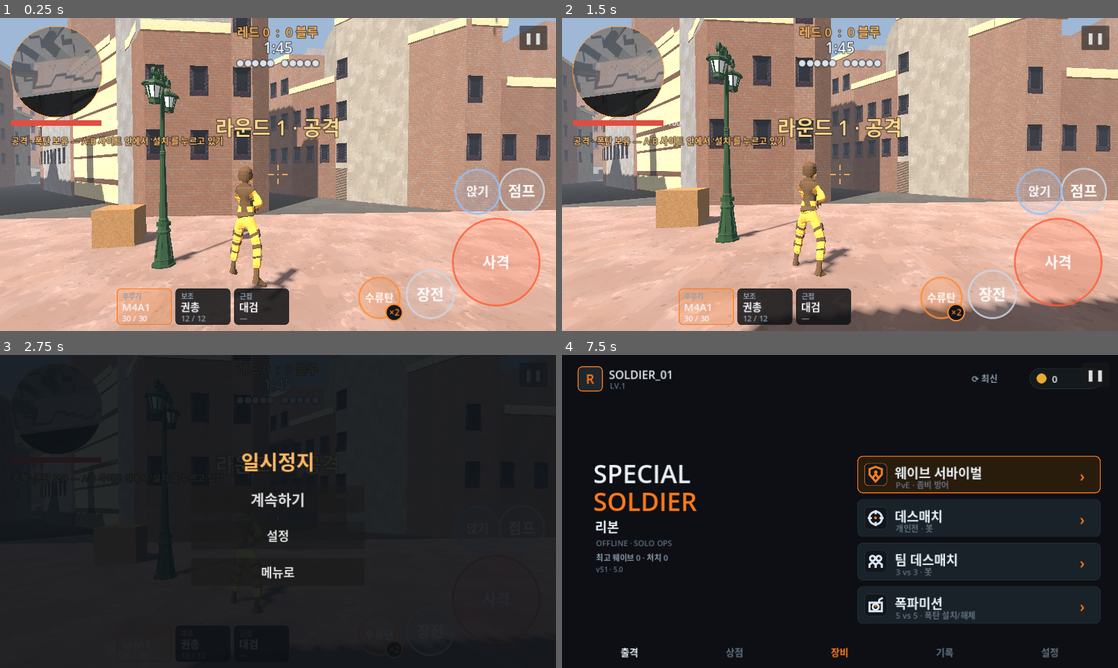
Above: before the commit, frames 1-4 (two rows, left to right).
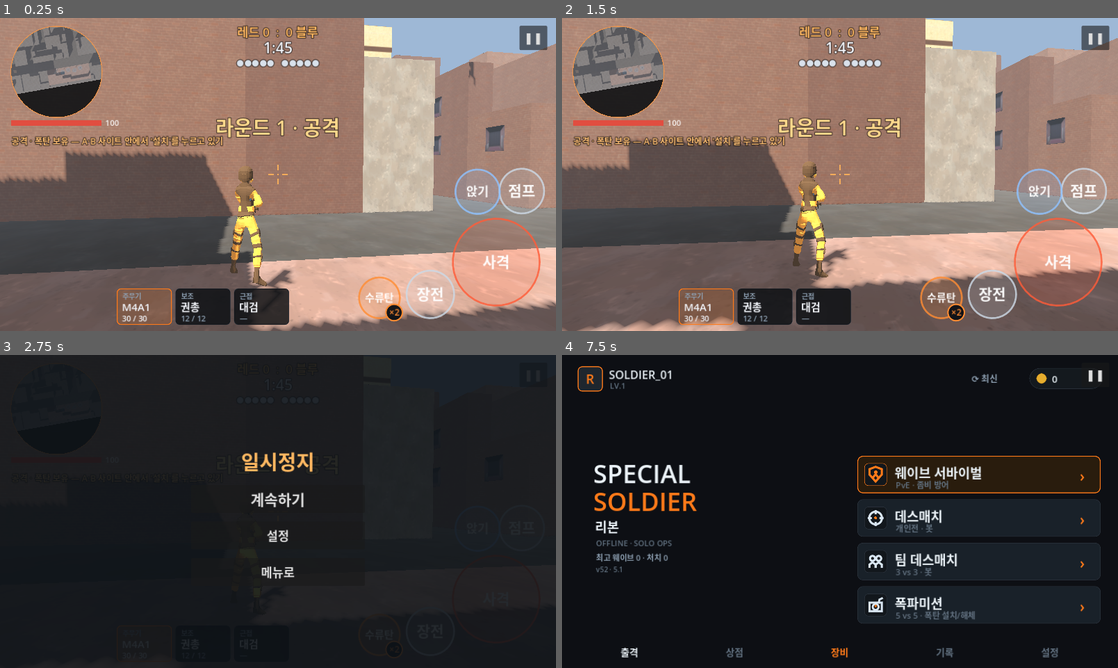
Above: after the commit, the same moments.

Repository: jjongjjongs/Reborn
Game: Godot game, scene res://BombMode.tscn
Same seed, same stepped clock (60 frames per second), same inputs: the game is played once before the commit and once after it. This scene is started directly instead of the project's main scene.
Inputs:
- Up to frame 1 (0.25 s): no input
- Up to frame 2 (1.5 s): click "❚❚" at 0.5 s; click "계속하기" at 1.25 s
- Up to frame 3 (2.75 s): click "❚❚" at 2 s
- Up to frame 4 (7.5 s): click "설정" at 2.75 s; click "메뉴로" at 3.5 s; click "❚❚" at 4.25 s; click "계속하기" at 5 s; click "격자" at 5.75 s; click "리셋" at 6.5 s; click "완료" at 7.25 s

The runs differ from the first frame. In frame 1, 64% of the frame differs, in the area x 0-100%, y 0-100%; in frame 2, 62%; in frame 3, less than 0.1%; in frame 4, less than 0.1%.

Commit message:
구도심 (bomb): dense 110x100 m quarter designed from a player-view study of reference maps (22 loops, 44 junctions, 24 jump spots, 6 levels: tunnel under a street, balcony over B, catwalk over mid, raised courtyard/dock, rooms through buildings); multi-level column mesher in Blender, smooth wedge ramp colliders, default bomb map, v52
Co-Authored-By: Claude Opus 5.5 <noreply@anthropic.com>
Claude-Session: https://claude.ai/code/session_017gCHGQkLFHx2VS6S1QuV14

Diff:
--- /dev/null
+++ b/game/assets/maps/oldquarter.json
@@ -0,0 +1,761 @@
+{
+ "name": "oldquarter",
+ "W": 110,
+ "H": 100,
+ "_note": "x east, y south (metres). spaces: [kind, x0,y0,x1,y1, floor, ceil|null]; ceil null = open sky. ramps: [x0,y0,x1,y1, z_low, z_high, dir_of_ascent(n/s/e/w), ceil|null]. blocks: [x,y,w,d,h] solid cover on the floor.",
+ "spaces": [
+  [
+   "street",
+   4,
+   82,
+   106,
+   88,
+   0,
+   null
+  ],
+  [
+   "att",
+   42,
+   88,
+   70,
+   98,
+   0,
+   null
+  ],
+  [
+   "street",
+   4,
+   44,
+   14,
+   82,
+   0,
+   null
+  ],
+  [
+   "street",
+   4,
+   38,
+   24,
+   46,
+   0,
+   null
+  ],
+  [
+   "street",
+   14,
+   56,
+   40,
+   60,
+   0,
+   null
+  ],
+  [
+   "street",
+   30,
+   74,
+   34,
+   82,
+   0,
+   null
+  ],
+  [
+   "street",
+   30,
+   70,
+   44,
+   74,
+   0,
+   null
+  ],
+  [
+   "street",
+   40,
+   52,
+   44,
+   70,
+   0,
+   null
+  ],
+  [
+   "plaza",
+   30,
+   38,
+   48,
+   46,
+   1.6,
+   null
+  ],
+  [
+   "siteA",
+   4,
+   16,
+   30,
+   38,
+   0,
+   null
+  ],
+  [
+   "plaza",
+   16,
+   18,
+   26,
+   26,
+   1.2,
+   null
+  ],
+  [
+   "street",
+   8,
+   12,
+   12,
+   16,
+   0,
+   null
+  ],
+  [
+   "street",
+   22,
+   12,
+   26,
+   16,
+   0,
+   null
+  ],
+  [
+   "street",
+   4,
+   4,
+   106,
+   12,
+   0,
+   null
+  ],
+  [
+   "def",
+   44,
+   12,
+   66,
+   20,
+   0,
+   null
+  ],
+  [
+   "street",
+   66,
+   12,
+   70,
+   18,
+   0,
+   null
+  ],
+  [
+   "street",
+   60,
+   20,
+   64,
+   28,
+   0,
+   null
+  ],
+  [
+   "street",
+   56,
+   28,
+   64,
+   32,
+   0,
+   null
+  ],
+  [
+   "street",
+   56,
+   32,
+   60,
+   38,
+   0,
+   null
+  ],
+  [
+   "plaza",
+   54,
+   38,
+   70,
+   58,
+   0,
+   null
+  ],
+  [
+   "street",
+   58,
+   58,
+   64,
+   82,
+   0,
+   null
+  ],
+  [
+   "street",
+   64,
+   66,
+   92,
+   70,
+   0,
+   null
+  ],
+  [
+   "street",
+   92,
+   52,
+   104,
+   82,
+   0,
+   null
+  ],
+  [
+   "street",
+   94,
+   42,
+   104,
+   52,
+   0,
+   null
+  ],
+  [
+   "siteB",
+   78,
+   18,
+   104,
+   42,
+   0,
+   null
+  ],
+  [
+   "plaza",
+   90,
+   20,
+   104,
+   30,
+   1.8,
+   null
+  ],
+  [
+   "street",
+   96,
+   12,
+   100,
+   18,
+   0,
+   null
+  ],
+  [
+   "plaza",
+   78,
+   12,
+   90,
+   18,
+   3.2,
+   null
+  ],
+  [
+   "room",
+   14,
+   62,
+   24,
+   72,
+   0,
+   3.2
+  ],
+  [
+   "room",
+   72,
+   44,
+   84,
+   52,
+   0,
+   3.2
+  ],
+  [
+   "room",
+   70,
+   46,
+   72,
+   50,
+   0,
+   3.2
+  ],
+  [
+   "room",
+   78,
+   42,
+   81,
+   44,
+   0,
+   3.2
+  ],
+  [
+   "room",
+   84,
+   46,
+   94,
+   50,
+   0,
+   3.2
+  ],
+  [
+   "tunnel",
+   76,
+   58,
+   80,
+   76,
+   -3,
+   -0.25
+  ],
+  [
+   "room",
+   44,
+   50,
+   54,
+   54,
+   0,
+   3.2
+  ],
+  [
+   "plaza",
+   48,
+   30,
+   56,
+   34,
+   3.0,
+   null
+  ],
+  [
+   "street",
+   70,
+   36,
+   78,
+   40,
+   0,
+   null
+  ],
+  [
+   "room",
+   44,
+   72,
+   58,
+   78,
+   0,
+   3.2
+  ],
+  [
+   "street",
+   20,
+   46,
+   24,
+   56,
+   0,
+   null
+  ],
+  [
+   "room",
+   30,
+   14,
+   40,
+   22,
+   0,
+   3.4
+  ],
+  [
+   "street",
+   40,
+   16,
+   44,
+   20,
+   0,
+   null
+  ],
+  [
+   "street",
+   84,
+   70,
+   88,
+   82,
+   0,
+   null
+  ],
+  [
+   "street",
+   18,
+   72,
+   22,
+   82,
+   0,
+   null
+  ],
+  [
+   "plaza",
+   50,
+   34,
+   56,
+   38,
+   3.0,
+   null
+  ]
+ ],
+ "ramps": [
+  [
+   24,
+   38,
+   30,
+   46,
+   0,
+   1.6,
+   "e",
+   null
+  ],
+  [
+   40,
+   46,
+   44,
+   52,
+   0,
+   1.6,
+   "n",
+   null
+  ],
+  [
+   48,
+   40,
+   54,
+   44,
+   0,
+   1.6,
+   "w",
+   null
+  ],
+  [
+   70,
+   12,
+   78,
+   18,
+   0,
+   3.2,
+   "e",
+   null
+  ],
+  [
+   84,
+   22,
+   90,
+   26,
+   0,
+   1.8,
+   "e",
+   null
+  ],
+  [
+   76,
+   76,
+   80,
+   82,
+   -3,
+   0,
+   "s",
+   null
+  ],
+  [
+   76,
+   52,
+   80,
+   58,
+   -3,
+   0,
+   "n",
+   null
+  ],
+  [
+   48,
+   20,
+   52,
+   30,
+   0,
+   3.0,
+   "s",
+   null
+  ]
+ ],
+ "blocks": [
+  [
+   9,
+   20,
+   2,
+   2,
+   1.1
+  ],
+  [
+   9.4,
+   20.4,
+   1.2,
+   1.2,
+   2.2
+  ],
+  [
+   12,
+   30,
+   3,
+   1,
+   1.0
+  ],
+  [
+   26,
+   32,
+   2,
+   2,
+   1.1
+  ],
+  [
+   20,
+   34,
+   1,
+   3,
+   1.1
+  ],
+  [
+   82,
+   30,
+   2,
+   2,
+   1.1
+  ],
+  [
+   82.4,
+   30.4,
+   1.2,
+   1.2,
+   2.1
+  ],
+  [
+   92,
+   36,
+   3,
+   1,
+   1.0
+  ],
+  [
+   98,
+   34,
+   2,
+   2,
+   1.1
+  ],
+  [
+   86,
+   38,
+   2,
+   2,
+   1.1
+  ],
+  [
+   60,
+   46,
+   3,
+   1,
+   1.0
+  ],
+  [
+   64,
+   52,
+   2,
+   2,
+   1.1
+  ],
+  [
+   57,
+   42,
+   1,
+   3,
+   1.0
+  ],
+  [
+   8,
+   60,
+   2,
+   4,
+   1.4
+  ],
+  [
+   10,
+   74,
+   2,
+   2,
+   1.1
+  ],
+  [
+   96,
+   64,
+   2,
+   4,
+   1.4
+  ],
+  [
+   100,
+   58,
+   2,
+   2,
+   1.1
+  ],
+  [
+   20,
+   84,
+   2,
+   2,
+   1.1
+  ],
+  [
+   84,
+   84,
+   2,
+   2,
+   1.1
+  ],
+  [
+   38,
+   41,
+   2,
+   2,
+   1.1
+  ],
+  [
+   36,
+   7,
+   2,
+   2,
+   1.1
+  ],
+  [
+   78,
+   7,
+   2,
+   2,
+   1.1
+  ],
+  [
+   97,
+   46,
+   2,
+   2,
+   1.1
+  ],
+  [
+   50,
+   74.5,
+   2,
+   2,
+   1.1
+  ],
+  [
+   33,
+   17,
+   2,
+   1,
+   1.0
+  ],
+  [
+   73,
+   37,
+   2,
+   2,
+   1.1
+  ],
+  [
+   52,
+   31,
+   1.5,
+   1.5,
+   1.0
+  ]
+ ],
+ "att_spawns": [
+  [
+   48,
+   90
+  ],
+  [
+   52,
+   91
+  ],
+  [
+   56,
+   90
+  ],
+  [
+   60,
+   91
+  ],
+  [
+   64,
+   90
+  ]
+ ],
+ "def_spawns": [
+  [
+   47,
+   7
+  ],
+  [
+   51,
+   9
+  ],
+  [
+   55,
+   7
+  ],
+  [
+   59,
+   9
+  ],
+  [
+   63,
+   7
+  ]
+ ],
+ "siteA": [
+  [
+   4,
+   16
+  ],
+  [
+   30,
+   16
+  ],
+  [
+   30,
+   38
+  ],
+  [
+   4,
+   38
+  ]
+ ],
+ "siteB": [
+  [
+   78,
+   18
+  ],
+  [
+   104,
+   18
+  ],
+  [
+   104,
+   42
+  ],
+  [
+   78,
+   42
+  ]
+ ],
+ "mid": [
+  62,
+  48
+ ]
+}
--- a/game/bomb_mode.gd
+++ b/game/bomb_mode.gd
@@ -49,8 +49,8 @@
 var _banner_t := 0.0
 
 func _ready() -> void:
-	if not Controls.sel_map in ["oldtown2", "oldtown"]:
-		Controls.sel_map = "oldtown2"
+	if not Controls.sel_map in ["quarter", "oldtown2", "oldtown"]:
+		Controls.sel_map = "quarter"
 	info = MapBuilder.build(Controls.sel_map, self)
 	player = PlayerBody.new()
 	player.team = RED
--- a/game/map_builder.gd
+++ b/game/map_builder.gd
@@ -20,6 +20,10 @@
 			var d := MapDowntown.new()
 			d.root = parent
 			return d.build_downtown()
+		"quarter":
+			var q := MapQuarter.new()
+			q.root = parent
+			return q.build_quarter()
 		"oldtown2":
 			var o2 := MapOldTown2.new()
 			o2.root = parent
--- /dev/null
+++ b/game/map_quarter.gd
@@ -0,0 +1,84 @@
+class_name MapQuarter
+extends MapOldTown
+## 구도심 (bomb defusal): a dense 110 x 100 m quarter built in Blender from
+## assets/maps/oldquarter.json with a multi-level column mesher (rooms inside
+## buildings, a tunnel under a street, a balcony over B, a catwalk over mid,
+## raised courtyard and docks). Here: load the model, add collisions, smooth
+## ramp colliders over the stepped stairs, spawns and sites.
+
+const GLB := "res://assets/maps/oldquarter.glb"
+const PLAN := "res://assets/maps/oldquarter.json"
+var plan := {}
+var _hw := 55.0
+var _hh := 50.0
+
+func build_quarter() -> Dictionary:
+	plan = JSON.parse_string(FileAccess.get_file_as_string(PLAN))
+	_hw = float(plan["W"]) * 0.5; _hh = float(plan["H"]) * 0.5
+	_bx = _hw; _bz = _hh
+	_env(Color(0.62, 0.72, 0.84), Color(0.80, 0.80, 0.82), 1.0, Vector3(-52, -35, 0), Color(1.0, 0.94, 0.84), 1.2, Color(0.70, 0.74, 0.80), 0.006)
+	var model: Node3D = (load(GLB) as PackedScene).instantiate()
+	nav.add_child(model)
+	for mi in model.find_children("*", "MeshInstance3D", true, false):
+		var m := mi as MeshInstance3D
+		var nm := String(m.name)
+		if nm == "Quarter":
+			m.create_trimesh_collision()
+		else:
+			m.cast_shadow = GeometryInstance3D.SHADOW_CASTING_SETTING_OFF
+	# stairs are drawn as steps but walked as smooth slopes (solid wedges)
+	for r in plan["ramps"]:
+		_wedge(float(r[0]), float(r[1]), float(r[2]), float(r[3]), float(r[4]), float(r[5]), String(r[6]))
+	# keep everyone inside
+	var w := _hw + 1.0; var h := _hh + 1.0
+	solid(-w, -h, w, -_hh, 30); solid(-w, _hh, w, h, 30)
+	solid(-w, -_hh, -_hw, _hh, 30); solid(_hw, -_hh, w, _hh, 30)
+	_site_mark("A", _wp(_centroid(plan["siteA"])) + Vector3(0, 0.06, 0), Vector2(0, 0))
+	_site_mark("B", _wp(_centroid(plan["siteB"])) + Vector3(0, 0.06, 0), Vector2(0, 0))
+	_bake_colliders()
+	var att: Array[Vector3] = []
+	for p in plan["att_spawns"]: att.append(_wp(p) + Vector3(0, 1.0, 0))
+	var def: Array[Vector3] = []
+	for p in plan["def_spawns"]: def.append(_wp(p) + Vector3(0, 1.0, 0))
+	return {"att": att, "def": def, "red": att, "blue": def, "ffa": att + def, "zombie": att + def,
+		"player": att[0], "bounds": Rect2(-_hw, -_hh, _hw * 2.0, _hh * 2.0),
+		"site_a": _rect_of(plan["siteA"]), "site_b": _rect_of(plan["siteB"]),
+		"site_a_poly": _poly(plan["siteA"]), "site_b_poly": _poly(plan["siteB"]),
+		"mid": _wp(plan["mid"]) + Vector3(0, 0.5, 0)}
+
+func _wedge(x0: float, y0: float, x1: float, y1: float, zl: float, zh: float, dir: String) -> void:
+	var a := Vector3(x0 - _hw, 0, y0 - _hh); var b := Vector3(x1 - _hw, 0, y1 - _hh)
+	var pts := PackedVector3Array()
+	# corners: height depends on which edge is the top of the slope
+	for c in [Vector3(a.x, 0, a.z), Vector3(b.x, 0, a.z), Vector3(b.x, 0, b.z), Vector3(a.x, 0, b.z)]:
+		var top := false
+		match dir:
+			"e": top = is_equal_approx(c.x, b.x)
+			"w": top = is_equal_approx(c.x, a.x)
+			"s": top = is_equal_approx(c.z, b.z)
+			"n": top = is_equal_approx(c.z, a.z)
+		pts.append(Vector3(c.x, zl - 0.3, c.z))
+		pts.append(Vector3(c.x, zh if top else zl, c.z))
+	var sh := ConvexPolygonShape3D.new(); sh.points = pts
+	var col := CollisionShape3D.new(); col.shape = sh
+	var sb := StaticBody3D.new(); sb.add_child(col)
+	nav.add_child(sb)
+
+func _wp(p) -> Vector3:
+	return Vector3(float(p[0]) - _hw, 0.0, float(p[1]) - _hh)
+
+func _poly(pts: Array) -> PackedVector2Array:
+	var out := PackedVector2Array()
+	for p in pts: out.append(Vector2(float(p[0]) - _hw, float(p[1]) - _hh))
+	return out
+
+func _centroid(pts: Array) -> Array:
+	var cx := 0.0; var cy := 0.0
+	for p in pts: cx += float(p[0]); cy += float(p[1])
+	return [cx / pts.size(), cy / pts.size()]
+
+func _rect_of(pts: Array) -> Rect2:
+	var poly := _poly(pts)
+	var r := Rect2(poly[0], Vector2.ZERO)
+	for v in poly: r = r.expand(v)
+	return r
--- a/game/project.godot
+++ b/game/project.godot
@@ -4,8 +4,8 @@
 [application]
 
 config/name="스페셜솔져 리본"
-config/version="5.0"
-config/build_code=51
+config/version="5.1"
+config/build_code=52
 run/main_scene="res://Menu.tscn"
 config/icon="res://icon.svg"
 config/quit_on_go_back=false
--- a/game/sortie.gd
+++ b/game/sortie.gd
@@ -16,6 +16,8 @@
 # maps: only the training ground is built so far; the others are planned originals
 # bomb-defusal maps (only offered for 폭파미션)
 const BOMB_MAPS := [
+	{"id": "quarter", "name": "구도심", "en": "OLD QUARTER", "size": "110×100m · 5 vs 5", "tag": "지하 통로 · 발코니 · 중앙 고지대", "ready": true,
+		"ground": Color("3a3d42"), "rects": [[3.6, 82, 92.7, 6, "8c8678"], [3.6, 38, 9.1, 44, "8c8678"], [3.6, 4, 92.7, 8, "8c8678"], [49.1, 38, 14.5, 20, "b9b2a6"], [3.6, 16, 23.6, 22, "ff7a1a"], [70.9, 18, 23.6, 24, "f2c14e"], [83.6, 52, 10.9, 30, "8c8678"], [52.7, 58, 5.5, 24, "8c8678"], [58.2, 66, 25.5, 4, "8c8678"], [69.1, 58, 3.6, 18, "1d4a63"], [38.2, 88, 25.5, 10, "f05a52"], [40, 12, 20, 8, "56a8ff"]]},
 	{"id": "oldtown2", "name": "구시가지", "en": "OLD TOWN", "size": "200×150m · 5 vs 5", "tag": "언덕 위 A · 시장 B · 운하 다리 4곳", "ready": true,
 		"ground": Color("3a3d42"), "rects": [[6, 25, 26, 22, "b9b2a6"], [64, 17, 30, 30, "6e5a48"], [12, 30, 12, 12, "ff7a1a"], [72, 25, 14, 12, "f2c14e"], [44, 20, 12, 60, "2a2d31"], [60, 65, 40, 5, "1d4a63"], [38, 88, 24, 11, "f05a52"], [38, 12, 24, 8, "56a8ff"]]},
 	{"id": "dockside", "name": "항만 창고", "en": "DOCKSIDE", "size": "대형 · 5 vs 5", "tag": "실내 창고 A · 컨테이너 B", "ready": false,
@@ -56,7 +58,7 @@
 	mouse_filter = Control.MOUSE_FILTER_STOP
 	var bg := ColorRect.new(); bg.color = Color(0.043, 0.055, 0.071)
 	bg.set_anchors_and_offsets_preset(Control.PRESET_FULL_RECT); add_child(bg)
-	if not _map_ready(Controls.sel_map): Controls.sel_map = "oldtown2" if kind == "bomb" else "downtown"
+	if not _map_ready(Controls.sel_map): Controls.sel_map = "quarter" if kind == "bomb" else "downtown"
 
 	# --- top bar ---
 	var back := _btn("‹ 메뉴", 20, Vector2(28, 18), Vector2(110, 48))
Binary file added: game/assets/maps/oldquarter.glb
Not shown, added: game/assets/maps/oldquarter.glb.import
Binary file added: game/assets/maps/oldquarter_T_Concrete_Asphalt_BaseColor.png
Not shown, added: game/assets/maps/oldquarter_T_Concrete_Asphalt_BaseColor.png.import
Binary file added: game/assets/maps/oldquarter_T_Concrete_BaseColor.png
Not shown, added: game/assets/maps/oldquarter_T_Concrete_BaseColor.png.import
Binary file added: game/assets/maps/oldquarter_T_MarbleFloor_BaseColor.png
Not shown, added: game/assets/maps/oldquarter_T_MarbleFloor_BaseColor.png.import
Binary file added: game/assets/maps/oldquarter_T_RedBrick_BaseColor.png
Not shown, added: game/assets/maps/oldquarter_T_RedBrick_BaseColor.png.import
Binary file added: game/assets/maps/oldquarter_T_Trim_BaseColor.png
Not shown, added: game/assets/maps/oldquarter_T_Trim_BaseColor.png.import
(and 3 more such lines)
